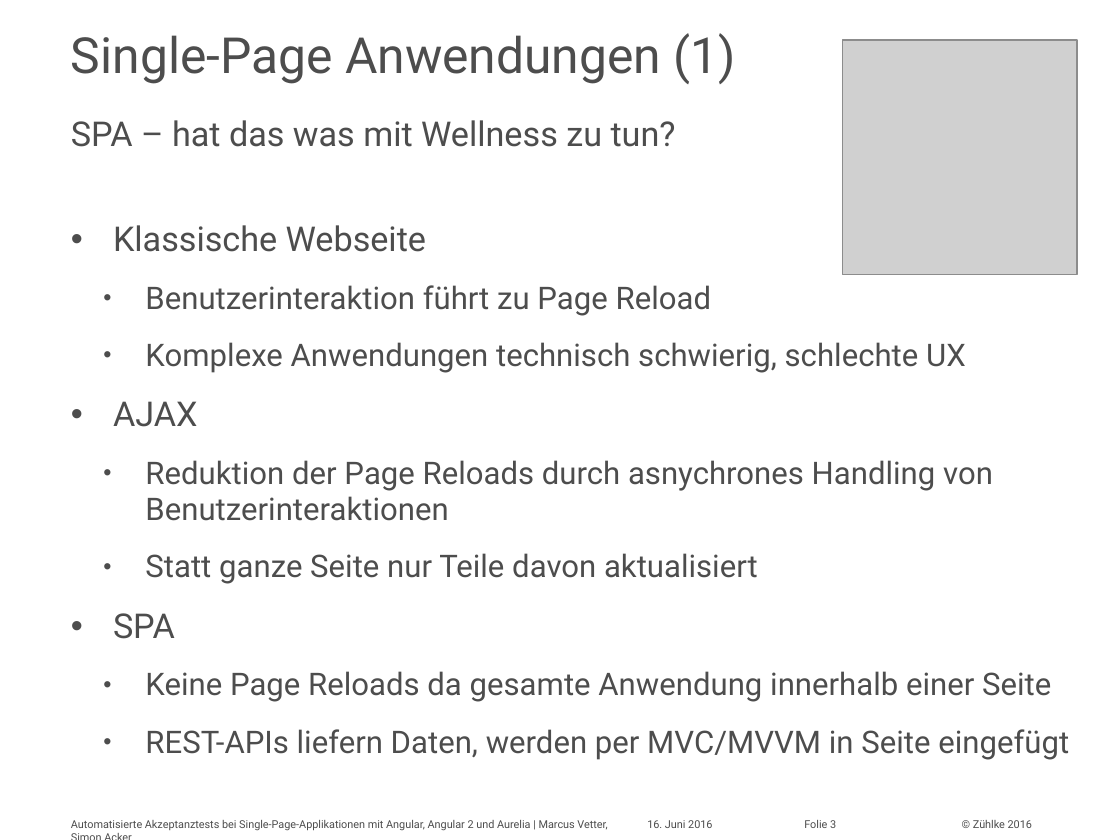
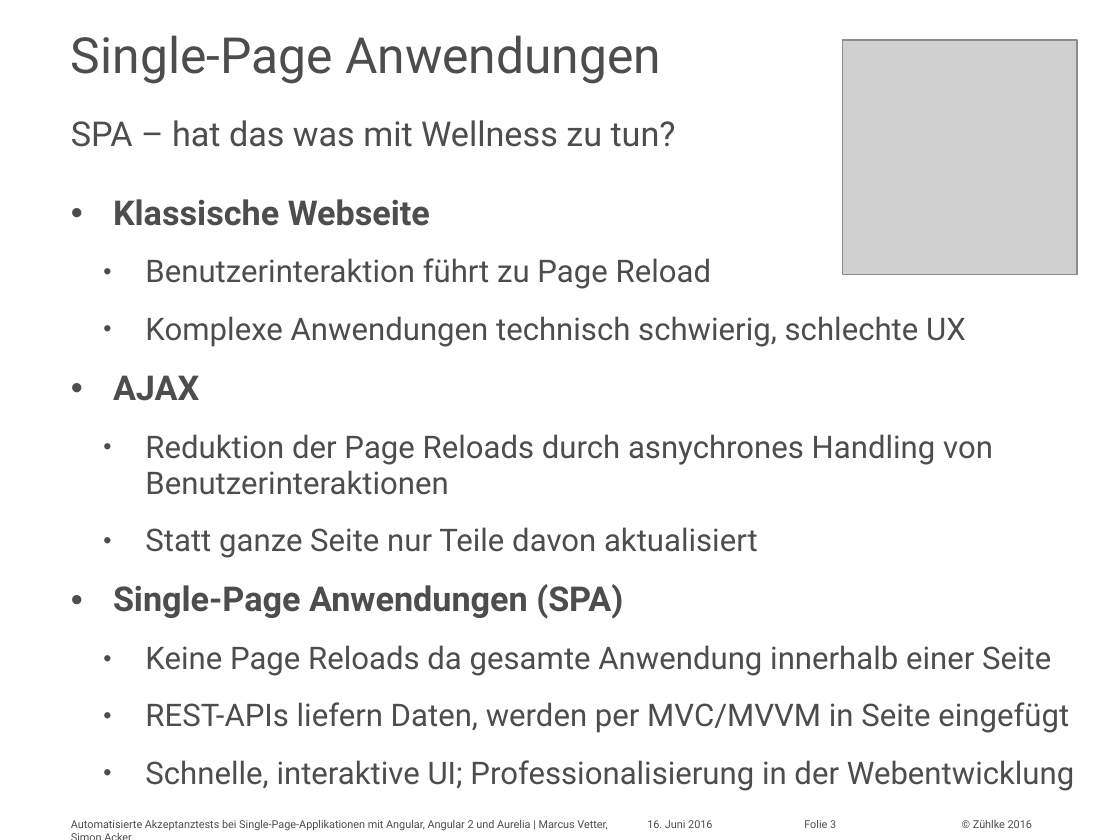
Before and after one commit to marcusvetter/yoda-chat, a slide deck: slide 3 of Vortrag_KE2016_MAVE_SIA.pptx. Drawn at 1120x840 pixels with LibreOffice and Linux fonts; fonts in the diff are those of the drawing; grey boxes stand for pictures. Boxes give left, top, right and bottom in pixels: in the first picture for what was removed or moved away, otherwise in the second. Text is boxed around its words. In the diff, an @@ line names an element or a change of style, - is before the commit and + after.

```diff
--- a/Vortrag_KE2016_MAVE_SIA.pptx
+++ b/Vortrag_KE2016_MAVE_SIA.pptx
@@ title at [71,35,661,84]: text changed @@
-Single-Page Anwendungen (1)
+Single-Page Anwendungen
@@ text "Klassische Webseite": place and size @@
-text "Klassische Webseite" at [113,225,1069,760]
+text "Klassische Webseite" at [113,199,1075,791]
@@ text at [113,199,430,401]: bold on in "Klassische Webseite", "AJAX" @@
@@ text at [113,584,623,619]: text changed; bold on @@
-• SPA
+• Single-Page Anwendungen (SPA)
@@ text at [145,760,1075,791]: paragraph added @@
+  • Schnelle, interaktive UI; Professionalisierung in der Webentwicklung
```
Also in this commit, not shown: 13 other slides changed, 6 slides added, 3 slides removed, 9 other files.
